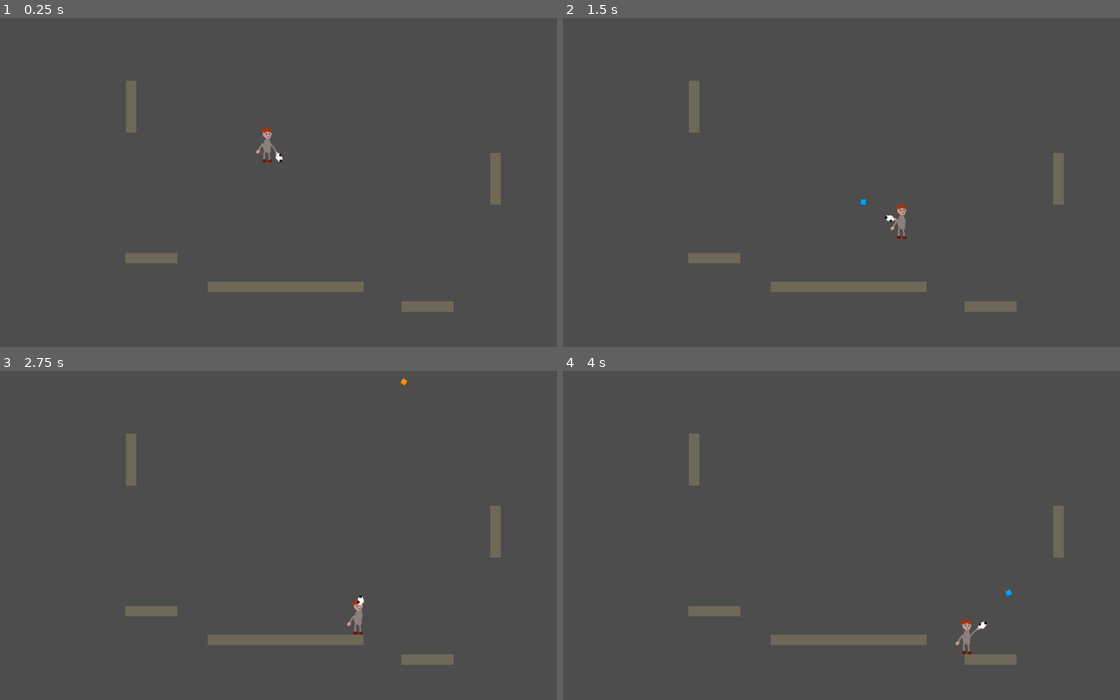
Above: before the commit, frames 1-4 (two rows, left to right).
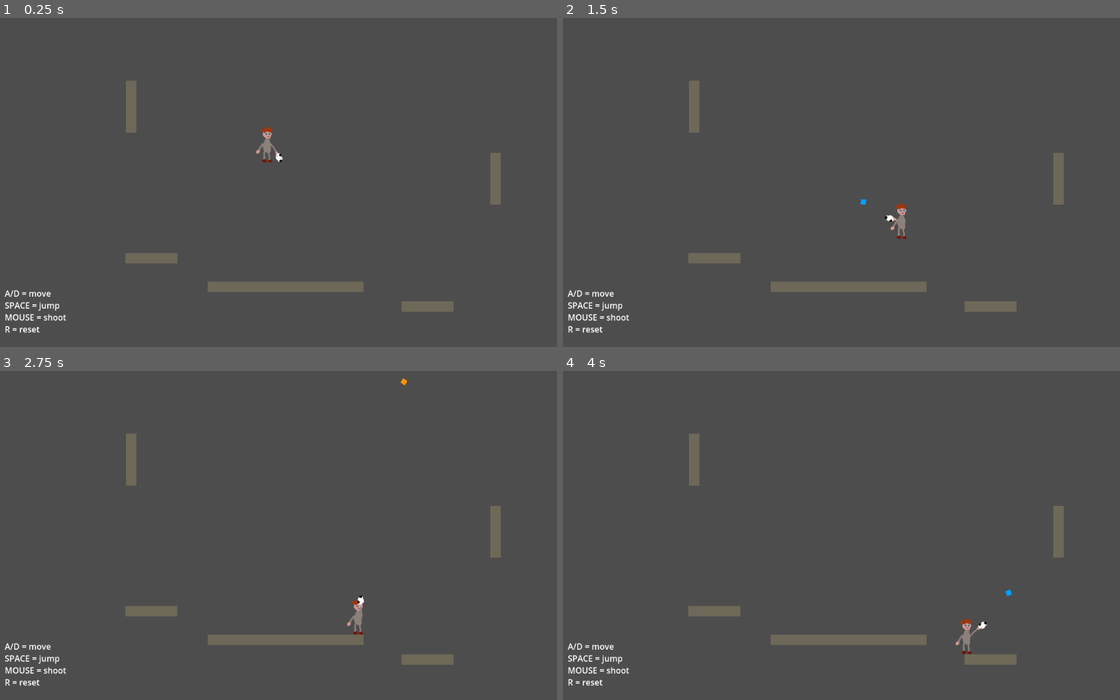
Above: after the commit, the same moments.

Repository: BenjaminMassey/PortalGodot
Game: Godot game, scene res://scenes/levels/LevelOne.tscn
Two runs of this game, one before a commit and one after it. Both use one fixed random seed, a clock stepped at 60 frames per second and the inputs below. Sound files missing from this copy of the repository are replaced by a short silence.
Inputs (mouse positions are in pixels of both pictures, inside the frame that each line leads up to):
- Up to frame 1 (0.25 s): no input
- Up to frame 2 (1.5 s): move the mouse to (986, 162) at 0.52 s; hold D (move_right) 0.53-1.28 s; tap Space (jump) at 0.6, 0.77, 1.07 s; move the mouse to (735, 195) at 1.27 s; hold A (move_left) from 1.28 s (still down); click (735, 195) at 1.35 s
- Up to frame 3 (2.75 s): tap Space (jump) at 1.52, 1.55, 1.82, 2.3 s; move the mouse to (350, 456) at 2.02 s; release A (move_left) at 2.03 s; hold D (move_right) from 2.03 s (still down); right-click (350, 456) at 2.1 s
- Up to frame 4 (4 s): move the mouse to (824, 598) at 2.77 s; tap Space (jump) at 2.85, 3.02, 3.32, 3.77, 3.8 s; move the mouse to (1036, 581) at 3.52 s; release D (move_right) at 3.53 s; hold A (move_left) from 3.53 s (still down); click (1036, 581) at 3.6 s

The runs differ from the first frame. In frame 1, 0.4% of the frame differs, in the area x 0-12%, y 82-96%; in frame 2, 0.4%; in frame 3, 0.4%; in frame 4, 0.4%.

Commit message:
Added in audio and controls text

Diff:
--- a/scenes/Player.tscn
+++ b/scenes/Player.tscn
@@ -1,9 +1,11 @@
-[gd_scene load_steps=7 format=3 uid="uid://bswgl070387l8"]
+[gd_scene load_steps=9 format=3 uid="uid://bswgl070387l8"]
 
 [ext_resource type="Script" path="res://scripts/Player.gd" id="1_bwki1"]
 [ext_resource type="Texture2D" uid="uid://bplksvx33dlbc" path="res://assets/images/character.png" id="1_std7g"]
 [ext_resource type="Script" path="res://scripts/Gun.gd" id="3_ga441"]
 [ext_resource type="Texture2D" uid="uid://4epb65lgsufv" path="res://assets/images/arm.png" id="3_xwlaj"]
+[ext_resource type="AudioStream" uid="uid://cg14tpf46eb1o" path="res://assets/sounds/shot.wav" id="5_mca68"]
+[ext_resource type="AudioStream" uid="uid://crya5d7p4pxba" path="res://assets/sounds/reset.mp3" id="6_ye5gb"]
 
 [sub_resource type="RectangleShape2D" id="RectangleShape2D_fj0nc"]
 size = Vector2(20, 6)
@@ -40,3 +42,12 @@
 
 [node name="GunEnd" type="Area2D" parent="Gun"]
 position = Vector2(40.345, 0)
+
+[node name="GunAudio" type="AudioStreamPlayer2D" parent="Gun"]
+position = Vector2(-11, 2)
+stream = ExtResource("5_mca68")
+volume_db = -30.0
+
+[node name="ResetAudio" type="AudioStreamPlayer2D" parent="."]
+stream = ExtResource("6_ye5gb")
+volume_db = -30.0
--- a/scenes/Portal.tscn
+++ b/scenes/Portal.tscn
@@ -1,7 +1,9 @@
-[gd_scene load_steps=4 format=3 uid="uid://c8i5xn28esi7l"]
+[gd_scene load_steps=6 format=3 uid="uid://c8i5xn28esi7l"]
 
 [ext_resource type="Script" path="res://scripts/Portal.gd" id="1_0n6xr"]
 [ext_resource type="Texture2D" uid="uid://smjvnwowcywo" path="res://assets/images/primary_portal.png" id="1_4hlk7"]
+[ext_resource type="AudioStream" uid="uid://dc2badx8blbfu" path="res://assets/sounds/portal.mp3" id="3_isdqd"]
+[ext_resource type="AudioStream" uid="uid://7aodlm87ajt1" path="res://assets/sounds/teleport.wav" id="4_7powv"]
 
 [sub_resource type="RectangleShape2D" id="RectangleShape2D_iqykd"]
 size = Vector2(10, 10)
@@ -14,3 +16,11 @@
 
 [node name="PortalCollider" type="CollisionShape2D" parent="."]
 shape = SubResource("RectangleShape2D_iqykd")
+
+[node name="PortalAttachAudio" type="AudioStreamPlayer2D" parent="."]
+stream = ExtResource("3_isdqd")
+volume_db = -30.0
+
+[node name="PortalTeleportAudio" type="AudioStreamPlayer2D" parent="."]
+stream = ExtResource("4_7powv")
+volume_db = -30.0
--- a/scenes/levels/LevelOne.tscn
+++ b/scenes/levels/LevelOne.tscn
@@ -1,9 +1,12 @@
-[gd_scene load_steps=3 format=3 uid="uid://icomf20cd4g7"]
+[gd_scene load_steps=5 format=3 uid="uid://icomf20cd4g7"]
 
 [ext_resource type="PackedScene" uid="uid://bswgl070387l8" path="res://scenes/Player.tscn" id="1_fjnqb"]
+[ext_resource type="Script" path="res://scripts/LevelOne.gd" id="1_fup8h"]
 [ext_resource type="PackedScene" uid="uid://2oxjedpk2k3x" path="res://scenes/Block.tscn" id="2_uh7tm"]
+[ext_resource type="AudioStream" uid="uid://dlec47jtuekwg" path="res://assets/sounds/music.wav" id="3_0owvs"]
 
 [node name="LevelOne" type="Node2D"]
+script = ExtResource("1_fup8h")
 
 [node name="Player" parent="." instance=ExtResource("1_fjnqb")]
 position = Vector2(526, 184)
@@ -27,3 +30,18 @@
 [node name="Platform (Right)" parent="." instance=ExtResource("2_uh7tm")]
 position = Vector2(837.66, 570.135)
 scale = Vector2(10, 2)
+
+[node name="ControlsUI" type="RichTextLabel" parent="."]
+offset_left = 25.0
+offset_top = 533.0
+offset_right = 149.0
+offset_bottom = 628.0
+text = "A/D = move
+SPACE = jump
+MOUSE = shoot
+R = reset"
+scroll_active = false
+
+[node name="LevelOneMusic" type="AudioStreamPlayer2D" parent="."]
+stream = ExtResource("3_0owvs")
+volume_db = -20.0
--- a/scripts/Gun.gd
+++ b/scripts/Gun.gd
@@ -28,3 +28,4 @@
 		var shot_sprite := shot.get_child(0) # TODO: better than index
 		shot_sprite.texture = load("res://assets/images/" + type + "_portal.png")
 		self.owner.owner.add_child(shot)
+		$GunAudio.play()
--- /dev/null
+++ b/scripts/LevelOne.gd
@@ -0,0 +1,8 @@
+extends Node2D
+
+var music: AudioStreamPlayer2D
+
+func _ready() -> void:
+	music = $LevelOneMusic as AudioStreamPlayer2D
+	music.play()
+	music.connect("finished", func replay(): music.play())
--- a/scripts/Player.gd
+++ b/scripts/Player.gd
@@ -51,6 +51,7 @@
 		self.global_position = start_pos
 		jump_frame = 0
 		is_grounded = false
+		$ResetAudio.play()
 
 func move() -> float:
 	var move: float = 0
--- a/scripts/Portal.gd
+++ b/scripts/Portal.gd
@@ -16,6 +16,7 @@
 			area.queue_free()
 		else:
 			moving = false
+			$PortalAttachAudio.play()
 	else:
 		if area.is_in_group("player"):
 			var target_group: String = ""
@@ -30,6 +31,7 @@
 					player.global_position = target_portal.global_position + Vector2(0, -75)
 					player.is_grounded = false
 					player.jump_frame = 0
+					$PortalTeleportAudio.play()
 
 func _physics_process(delta: float) -> void:
 	if moving:
Not shown, added: assets/sounds/music.wav.import
Not shown, added: assets/sounds/portal.mp3.import
Not shown, added: assets/sounds/reset.mp3.import
Not shown, added: assets/sounds/shot.wav.import
Not shown, added: assets/sounds/teleport.wav.import
Not shown, added: assets/sounds/music.wav
Not shown, added: assets/sounds/portal.mp3
Not shown, added: assets/sounds/reset.mp3
Not shown, added: assets/sounds/shot.wav
Not shown, added: assets/sounds/teleport.wav
